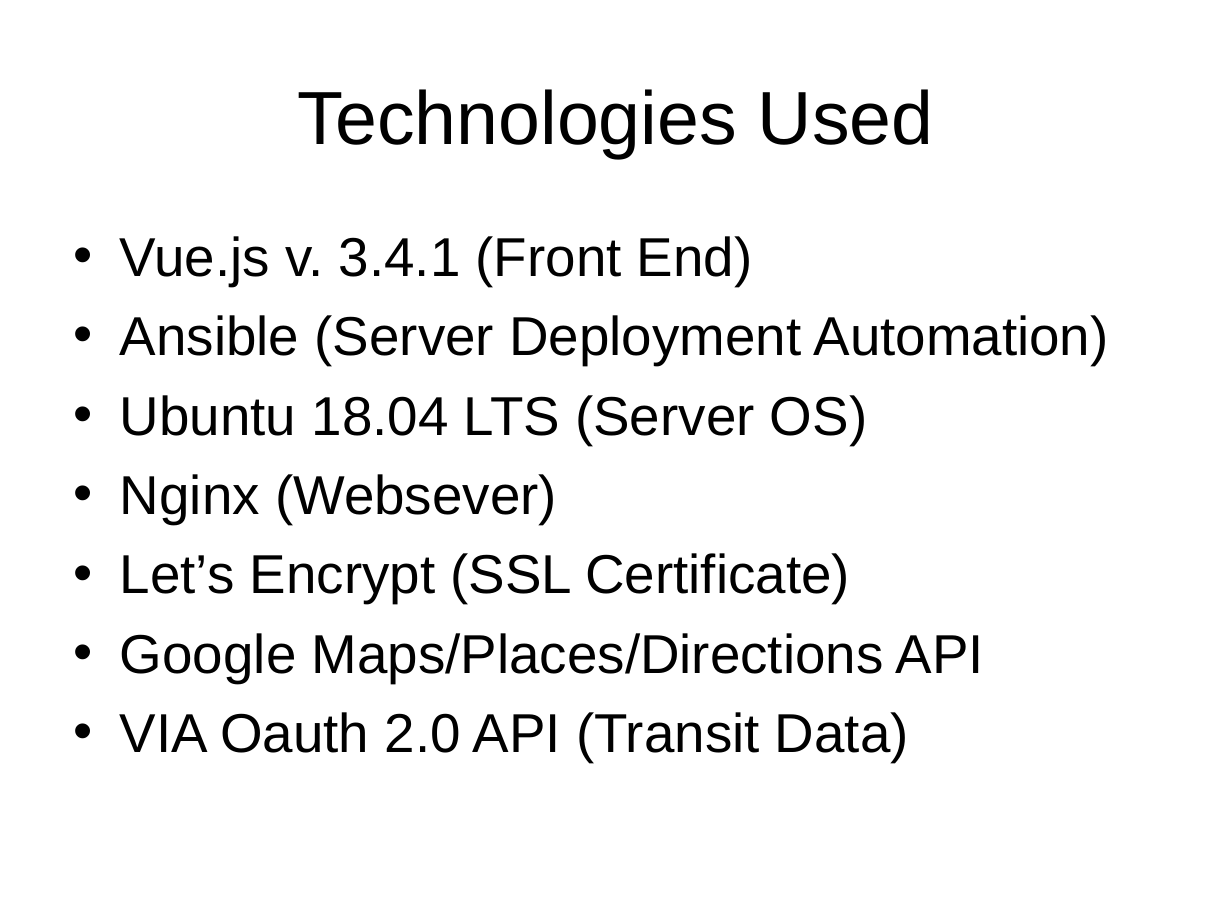
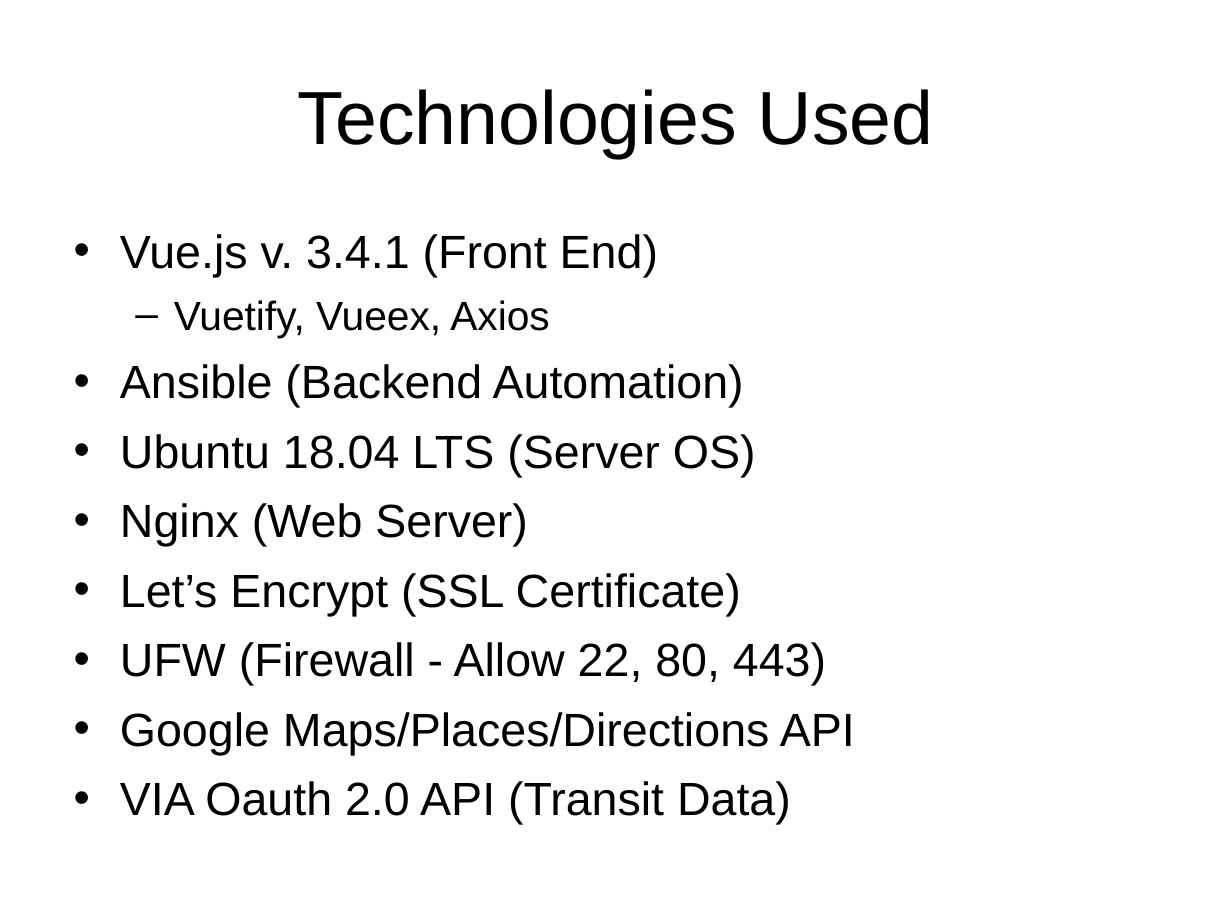
Before and after one commit to ArtemSkit/ViaLink, a slide deck: slide 5 of VIA Codeathon - Codemonkies.ppt. Drawn at 1232x924 pixels with LibreOffice and Linux fonts; fonts in the diff are those of the drawing; background and template pictures are left out. Boxes give left, top, right and bottom in pixels: in the first picture for what was removed or moved away, otherwise in the second. Text is boxed around its words. In the diff, an @@ line names an element or a change of style, - is before the commit and + after.

```diff
--- a/VIA Codeathon - Codemonkies.ppt
+++ b/VIA Codeathon - Codemonkies.ppt
@@ text at box(120, 234, 855, 825): size 32 to 27.2 pt in "Vue.js v. 3.4.1 (Front End)", "Ubuntu 18.04 LTS (Server OS)", "Let’s Encrypt (SSL Certificate)", "Google Maps/Places/Directions API" and 1 more places @@
@@ text at box(120, 300, 744, 407): text changed; size 32 to 27.2 pt @@
-• Ansible (Server Deployment Automation)
+  – Vuetify, Vueex, Axios
+• Ansible (Backend Automation)
@@ text at box(120, 503, 528, 547): text changed; size 32 to 27.2 pt @@
-• Nginx (Websever)
+• Nginx (Web Server)
@@ text at box(120, 642, 826, 686): paragraph added @@
+• UFW (Firewall - Allow 22, 80, 443)
```
Also in this commit, not shown: 3 other slides changed, 2 slides added, 1 slide removed, 11 other files.
